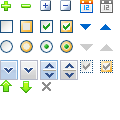
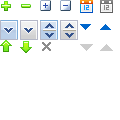
The second 120px x 120px image is a revision of the first. Changes to its layers:
moved "图层 4" above "图层 3", painted on it over box(0, 20, 113, 73)
removed layer "Layer 2" over box(0, 20, 113, 80)
painted on "图层 3" over box(1, 20, 113, 91)
removed layer "图层 2" over box(20, 81, 32, 93)
removed layer "图层 1" over box(0, 80, 12, 92)
